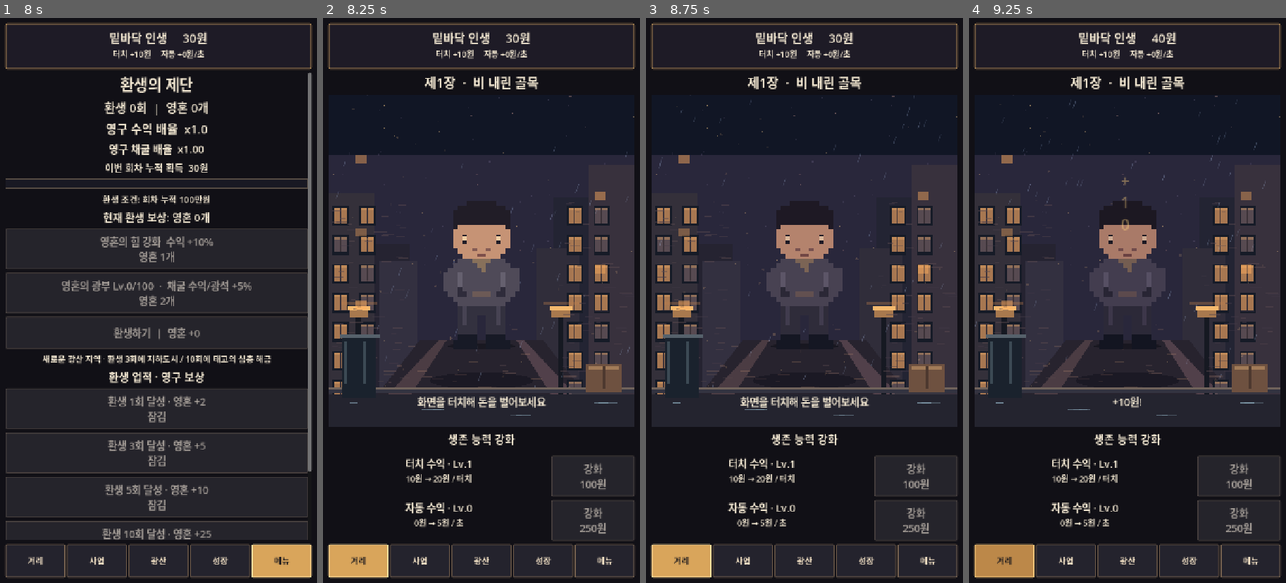
Above: before the commit, frames 1-4 (left to right).
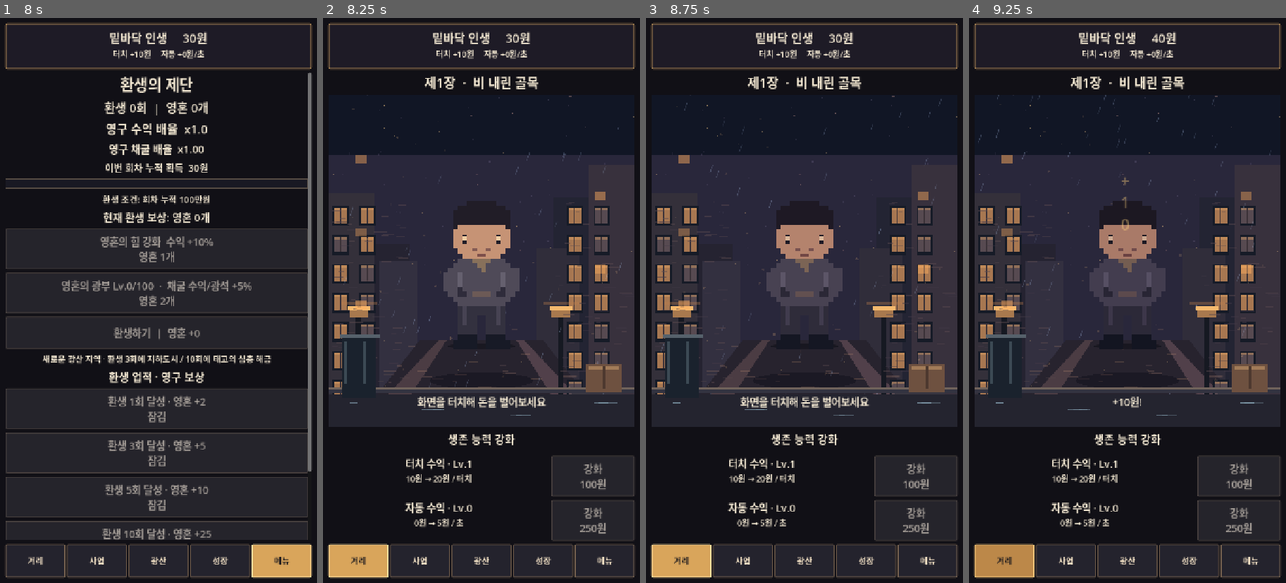
Above: after the commit, the same moments.

Repository: sungpil987/BottomLife-Reborn
Game: Godot game, scene res://scenes/Main.tscn
Two runs of this game, one before a commit and one after it. Both use one fixed random seed, a clock stepped at 60 frames per second and the inputs below.
Inputs (mouse positions are in pixels of both pictures, inside the frame that each line leads up to):
- Up to frame 1 (8 s): click (158, 260) at 0.5 s; click "거리" at 1.25 s; click "사업" at 2 s; click "x1" at 2.75 s; click "x10" at 3.5 s; click "최대" at 4.25 s; click "광산" at 5 s; click "곡괭이질 +20원 / 광석 1개" at 5.75 s; click "성장" at 6.5 s; click "메뉴" at 7.25 s
- Up to frame 2 (8.25 s): click "거리" at 8 s
- Up to frame 3 (8.75 s): no input
- Up to frame 4 (9.25 s): click (1127, 260) at 8.75 s

Frame 1 is identical in both runs. In frame 2, 0.2% of the frame differs, in the area x 4-97%, y 19-67%; in frame 3, 0.2%; in frame 4, 0.2%, in the area x 1-96%, y 13-67%.
Error before the commit: Parse Error: Cannot infer the type of "glow" variable because the value doesn't have a set type. (res://scripts/mine_zone_overlay.gd:21)

Commit message:
v3.6 draw animated pixel underground city and primordial depth overlays

Diff:
--- a/scripts/mine_zone_overlay.gd
+++ b/scripts/mine_zone_overlay.gd
@@ -1,31 +1,47 @@
 extends Control
-# Pixel-art mineral seams layered over the existing cave illustration.
+# Animated pixel-art mineral layers and depth-specific ruins.
 var zone: int = 0
 var tick: float = 0.0
+var redraw_clock: float = 0.0
 
 func _ready() -> void:
 	mouse_filter = Control.MOUSE_FILTER_IGNORE
 
 func _process(delta: float) -> void:
 	tick += delta
-	queue_redraw()
+	redraw_clock += delta
+	if redraw_clock >= 0.05:
+		redraw_clock = 0.0
+		queue_redraw()
 
 func _draw() -> void:
-	if zone <= 0:
+	if zone <= 0 or size.x <= 0.0 or size.y <= 0.0:
 		return
-	var w := size.x
-	var h := size.y
-	if w <= 0.0 or h <= 0.0:
-		return
-	var colors := [Color("#4db6d5"), Color("#f5bc48"), Color("#ba7dff")]
-	var glow := colors[mini(zone - 1, 2)]
+	var w: float = size.x
+	var h: float = size.y
+	var colors: Array[Color] = [Color("#4db6d5"), Color("#f5bc48"), Color("#ba7dff"), Color("#58e0c2"), Color("#ff768d")]
+	var glow: Color = colors[clampi(zone - 1, 0, colors.size() - 1)]
 	draw_rect(Rect2(Vector2.ZERO, size), Color(glow.r * 0.12, glow.g * 0.12, glow.b * 0.16, 0.24))
-	for i in range(13):
-		var px := w * (0.08 + fposmod(float(i) * 0.173, 0.83))
-		var py := h * (0.13 + fposmod(float(i) * 0.291, 0.68))
-		var scale := 1.0 + float(i % 3) * 0.5
-		var shimmer := 0.64 + 0.22 * sin(tick * 1.4 + float(i))
-		var shade := Color(glow.r, glow.g, glow.b, shimmer)
+	# Parallax silhouettes: the lost city and primordial deep have unique skylines.
+	if zone >= 4:
+		for i in range(9):
+			var tower_x: float = w * (0.04 + float(i) * 0.115)
+			var tower_h: float = h * (0.17 + float((i * 7) % 5) * 0.052)
+			draw_rect(Rect2(tower_x, h * 0.69 - tower_h, w * 0.065, tower_h), Color("#111b27" if zone == 4 else "#231321"))
+			draw_rect(Rect2(tower_x + w * 0.02, h * 0.72 - tower_h, w * 0.015, h * 0.032), glow.darkened(0.28))
+		draw_rect(Rect2(0.0, h * 0.69, w, h * 0.04), Color("#111b27" if zone == 4 else "#231321"))
+	if zone >= 5:
+		for i in range(5):
+			var x: float = w * (0.12 + float(i) * 0.19)
+			var pulse: float = 0.70 + 0.20 * sin(tick * 1.1 + float(i))
+			draw_rect(Rect2(x, h * 0.12, w * 0.023, h * 0.57), Color(glow.r, glow.g, glow.b, pulse * 0.65))
+			draw_rect(Rect2(x - w * 0.012, h * 0.12, w * 0.047, h * 0.025), Color("#f7cfad"))
+	for i in range(17 if zone >= 4 else 13):
+		var px: float = w * (0.08 + fposmod(float(i) * 0.173, 0.83))
+		var py: float = h * (0.13 + fposmod(float(i) * 0.291, 0.68))
+		var scale: float = 1.0 + float(i % 3) * 0.5
+		var shimmer: float = 0.64 + 0.22 * sin(tick * 1.4 + float(i))
+		var shade: Color = Color(glow.r, glow.g, glow.b, shimmer)
 		draw_rect(Rect2(px, py, 8.0 * scale, 16.0 * scale), Color("#171724"))
 		draw_rect(Rect2(px + 3.0 * scale, py - 6.0 * scale, 4.0 * scale, 20.0 * scale), shade)
 		draw_rect(Rect2(px + 8.0 * scale, py + 2.0 * scale, 4.0 * scale, 8.0 * scale), shade.darkened(0.35))
